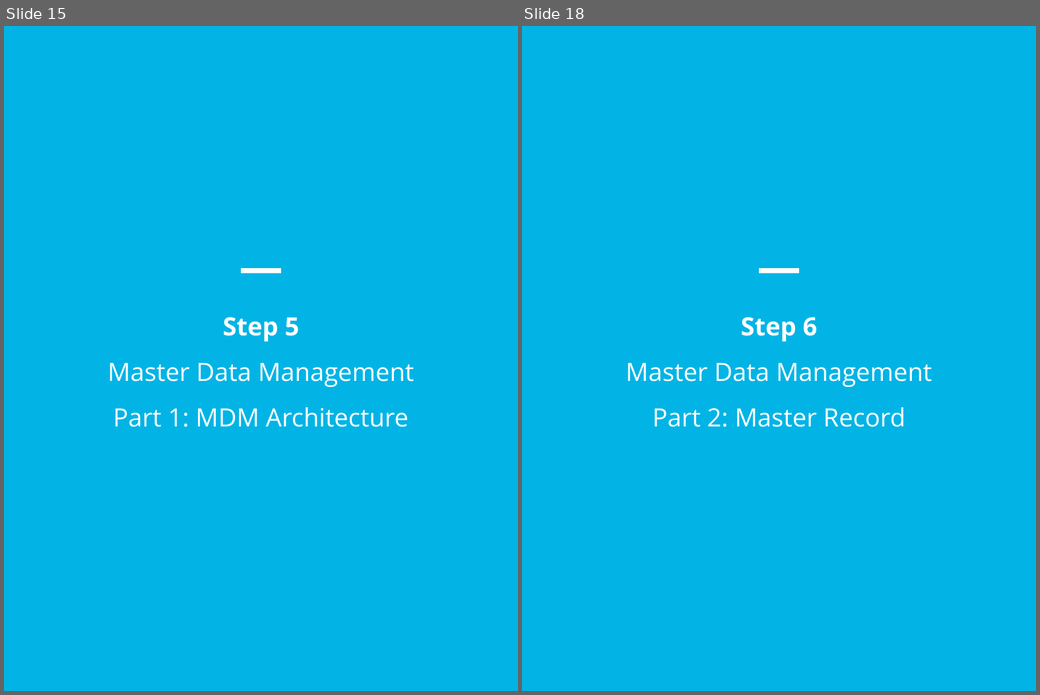
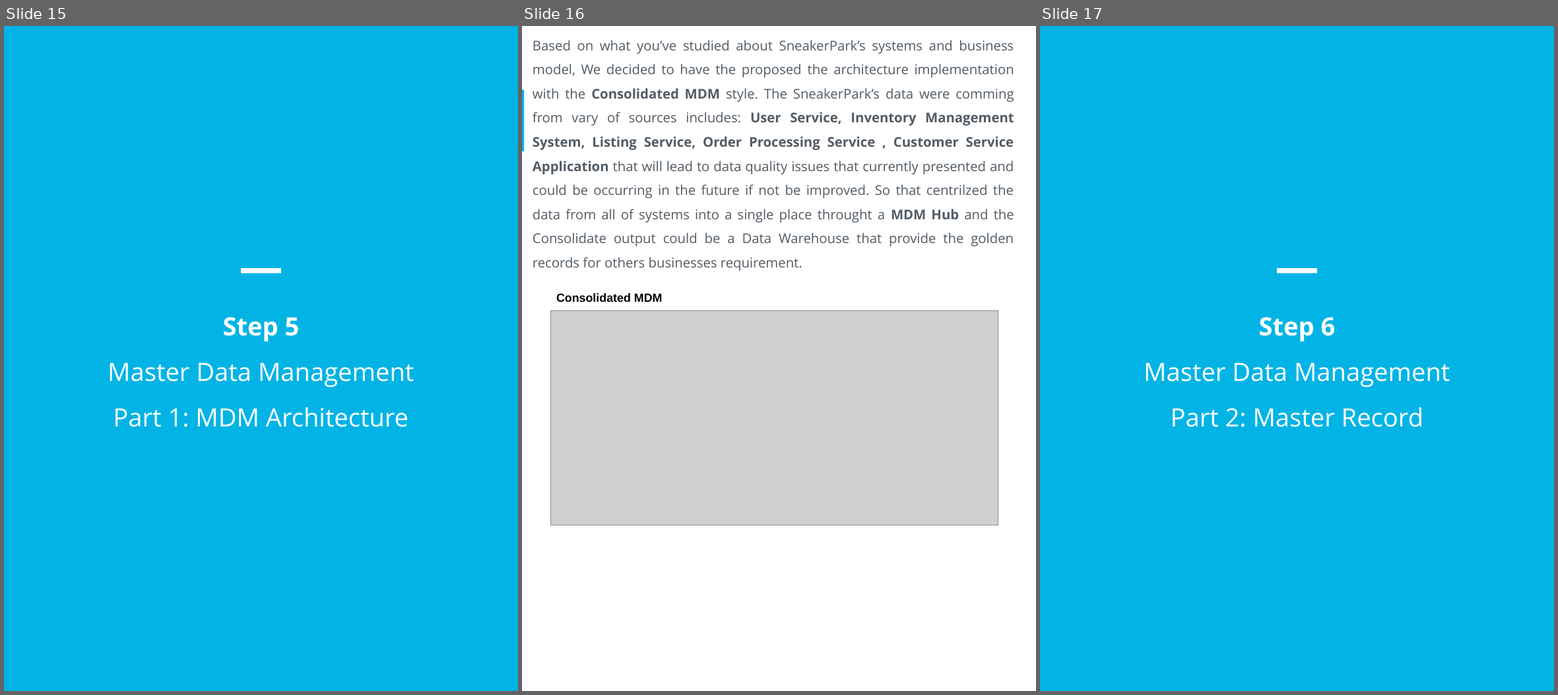
Before and after one commit to fuongcao/udacity-data-achitect, a slide deck: 4- Data Governance at SneakerPark/DataGovernanceAtSneakerPark.pptx. Shown side by side, each under a label of ours: slides 15 and 18 before the commit, slides 15, 16 and 17 after it; the slides between them are not shown. The pictures are 1040x695 and 1558x695 pixels, drawn with LibreOffice and Linux fonts; fonts in the diff are those of the drawing; grey boxes stand for pictures. Boxes give left, top, right and bottom in pixels: in the first picture for what was removed or moved away, otherwise in the second. Text is boxed around its words. In the diff, an @@ line names an element or a change of style, - is before the commit and + after.

```diff
--- a/4- Data Governance at SneakerPark/DataGovernanceAtSneakerPark.pptx
+++ b/4- Data Governance at SneakerPark/DataGovernanceAtSneakerPark.pptx
@@ slide 16 added at [522, 26, 1036, 691], background #FFFFFF @@
@@ text added at [533, 40, 1014, 271], 16 pt, text #525C65 @@
+Based on what you’ve studied about SneakerPark’s systems and business model, We decided to have the proposed the architecture implementation with the Consolidated MDM style. The SneakerPark’s data were comming from vary of sources includes: User Service, Inventory Management System, Listing Service, Order Processing Service , Customer Service Application that will lead to data quality issues that currently presented and could be occurring in the future if not be improved. So that centrilzed the data from all of systems into a single place throught a MDM Hub and the Consolidate output could be a Data Warehouse that provide the golden records for others businesses requirement.
@@ rectangle added at [522, 89, 525, 151], fill #02B4E5 @@
@@ text added at [556, 293, 663, 302], 14 pt, text #000000, bold @@
+Consolidated MDM
@@ picture added at [550, 311, 999, 525] @@
@@ what was slide 18 is now slide 17 @@
```
Also in this commit, not shown: 7 slides changed, 3 other slides added, 6 slides removed, 1 other file.
